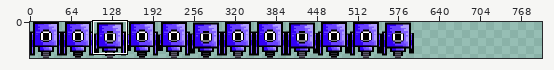
Edited in one commit: sprite sheet (android/assets/Animaciones/Principal_Animacion.png). Above: a wide view before the commit, with the close-up outlined.
Close-up. Before:
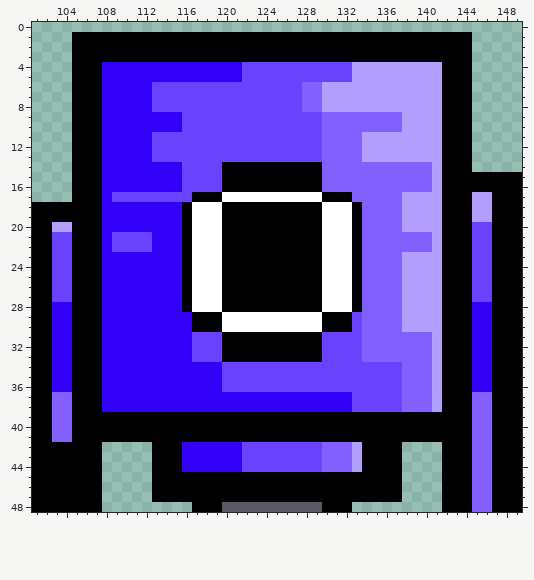
The file is 600x57 pixels. Shown: x 101..149, y 0..48. The old version is drawn lined up with the new one, on the new canvas. The commit also changed other parts of the picture, which this record leaves out.
And afterwards:
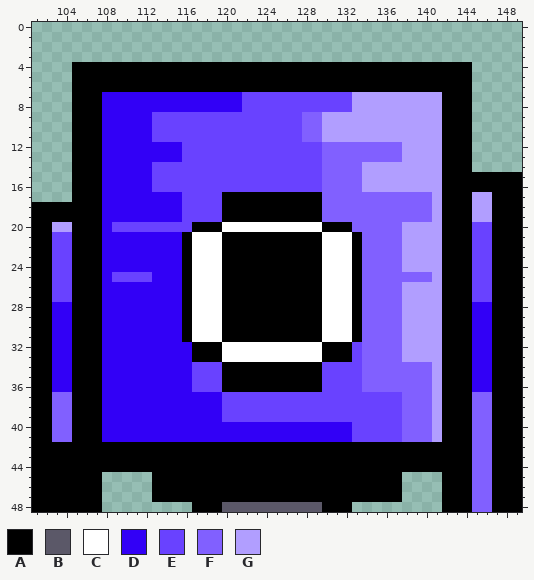
Palette (. is transparent): A #000000  B #5b5868  C #ffffff  D #3200f6  E #6942ff  F #8160ff  G #b19eff
Difference:
canvas 600x57 -> 800x57
@@ x 101..149 @@
  0 .................................................
- 1 ....AAAAAAAAAAAAAAAAAAAAAAAAAAAAAAAAAAAAAAAA.....
- 2 ....AAAAAAAAAAAAAAAAAAAAAAAAAAAAAAAAAAAAAAAA.....
- 3 ....AAAAAAAAAAAAAAAAAAAAAAAAAAAAAAAAAAAAAAAA.....
- 4 ....AAADDDDDDDDDDDDDDEEEEEEEEEEEGGGGGGGGGAAA.....
- 5 ....AAADDDDDDDDDDDDDDEEEEEEEEEEEGGGGGGGGGAAA.....
- 6 ....AAADDDDDEEEEEEEEEEEEEEEFFGGGGGGGGGGGGAAA.....
- 7 ....AAADDDDDEEEEEEEEEEEEEEEFFGGGGGGGGGGGGAAA.....
- 8 ....AAADDDDDEEEEEEEEEEEEEEEFFGGGGGGGGGGGGAAA.....
- 9 ....AAADDDDDDDDEEEEEEEEEEEEEEFFFFFFFFGGGGAAA.....
-10 ....AAADDDDDDDDEEEEEEEEEEEEEEFFFFFFFFGGGGAAA.....
-11 ....AAADDDDDEEEEEEEEEEEEEEEEEFFFFGGGGGGGGAAA.....
-12 ....AAADDDDDEEEEEEEEEEEEEEEEEFFFFGGGGGGGGAAA.....
-13 ....AAADDDDDEEEEEEEEEEEEEEEEEFFFFGGGGGGGGAAA.....
-14 ....AAADDDDDDDDEEEEAAAAAAAAAAFFFFFFFFFFFGAAA.....
-15 ....AAADDDDDDDDEEEEAAAAAAAAAAFFFFFFFFFFFGAAAAAAAA
-16 ....AAADDDDDDDDEEEEAAAAAAAAAAFFFFFFFFFFFGAAAAAAAA
-17 ....AAADEEEEEEEEAAACCCCCCCCCCAAAFFFFFGGGGAAAGGAAA
-18 AAAAAAADDDDDDDDACCCAAAAAAAAAACCCAFFFFGGGGAAAGGAAA
-19 AAAAAAADDDDDDDDACCCAAAAAAAAAACCCAFFFFGGGGAAAGGAAA
-20 AAGGAAADDDDDDDDACCCAAAAAAAAAACCCAFFFFGGGGAAAEEAAA
-21 AAEEAAADEEEEDDDACCCAAAAAAAAAACCCAFFFFFFFGAAAEEAAA
-22 AAEEAAADEEEEDDDACCCAAAAAAAAAACCCAFFFFFFFGAAAEEAAA
+ 1 .................................................
+ 2 .................................................
+ 3 .................................................
+ 4 ....AAAAAAAAAAAAAAAAAAAAAAAAAAAAAAAAAAAAAAAA.....
+ 5 ....AAAAAAAAAAAAAAAAAAAAAAAAAAAAAAAAAAAAAAAA.....
+ 6 ....AAAAAAAAAAAAAAAAAAAAAAAAAAAAAAAAAAAAAAAA.....
+ 7 ....AAADDDDDDDDDDDDDDEEEEEEEEEEEGGGGGGGGGAAA.....
+ 8 ....AAADDDDDDDDDDDDDDEEEEEEEEEEEGGGGGGGGGAAA.....
+ 9 ....AAADDDDDEEEEEEEEEEEEEEEFFGGGGGGGGGGGGAAA.....
+10 ....AAADDDDDEEEEEEEEEEEEEEEFFGGGGGGGGGGGGAAA.....
+11 ....AAADDDDDEEEEEEEEEEEEEEEFFGGGGGGGGGGGGAAA.....
+12 ....AAADDDDDDDDEEEEEEEEEEEEEEFFFFFFFFGGGGAAA.....
+13 ....AAADDDDDDDDEEEEEEEEEEEEEEFFFFFFFFGGGGAAA.....
+14 ....AAADDDDDEEEEEEEEEEEEEEEEEFFFFGGGGGGGGAAA.....
+15 ....AAADDDDDEEEEEEEEEEEEEEEEEFFFFGGGGGGGGAAAAAAAA
+16 ....AAADDDDDEEEEEEEEEEEEEEEEEFFFFGGGGGGGGAAAAAAAA
+17 ....AAADDDDDDDDEEEEAAAAAAAAAAFFFFFFFFFFFGAAAGGAAA
+18 AAAAAAADDDDDDDDEEEEAAAAAAAAAAFFFFFFFFFFFGAAAGGAAA
+19 AAAAAAADDDDDDDDEEEEAAAAAAAAAAFFFFFFFFFFFGAAAGGAAA
+20 AAGGAAADEEEEEEEEAAACCCCCCCCCCAAAFFFFFGGGGAAAEEAAA
+21 AAEEAAADDDDDDDDACCCAAAAAAAAAACCCAFFFFGGGGAAAEEAAA
+22 AAEEAAADDDDDDDDACCCAAAAAAAAAACCCAFFFFGGGGAAAEEAAA
 23 AAEEAAADDDDDDDDACCCAAAAAAAAAACCCAFFFFGGGGAAAEEAAA
 24 AAEEAAADDDDDDDDACCCAAAAAAAAAACCCAFFFFGGGGAAAEEAAA
-25 AAEEAAADDDDDDDDACCCAAAAAAAAAACCCAFFFFGGGGAAAEEAAA
+25 AAEEAAADEEEEDDDACCCAAAAAAAAAACCCAFFFFFFFGAAAEEAAA
 26 AAEEAAADDDDDDDDACCCAAAAAAAAAACCCAFFFFGGGGAAAEEAAA
@@ x 101..149 @@
 28 AADDAAADDDDDDDDACCCAAAAAAAAAACCCAFFFFGGGGAAADDAAA
-29 AADDAAADDDDDDDDDAAACCCCCCCCCCAAAEFFFFGGGGAAADDAAA
-30 AADDAAADDDDDDDDDAAACCCCCCCCCCAAAEFFFFGGGGAAADDAAA
-31 AADDAAADDDDDDDDDEEEAAAAAAAAAAEEEEFFFFFFFGAAADDAAA
-32 AADDAAADDDDDDDDDEEEAAAAAAAAAAEEEEFFFFFFFGAAADDAAA
-33 AADDAAADDDDDDDDDEEEAAAAAAAAAAEEEEFFFFFFFGAAADDAAA
-34 AADDAAADDDDDDDDDDDDEEEEEEEEEEEEEEEEEEFFFGAAADDAAA
-35 AADDAAADDDDDDDDDDDDEEEEEEEEEEEEEEEEEEFFFGAAADDAAA
-36 AADDAAADDDDDDDDDDDDEEEEEEEEEEEEEEEEEEFFFGAAADDAAA
-37 AAFFAAADDDDDDDDDDDDDDDDDDDDDDDDDEEEEEFFFGAAAFFAAA
-38 AAFFAAADDDDDDDDDDDDDDDDDDDDDDDDDEEEEEFFFGAAAFFAAA
-39 AAFFAAAAAAAAAAAAAAAAAAAAAAAAAAAAAAAAAAAAAAAAFFAAA
-40 AAFFAAAAAAAAAAAAAAAAAAAAAAAAAAAAAAAAAAAAAAAAFFAAA
-41 AAFFAAAAAAAAAAAAAAAAAAAAAAAAAAAAAAAAAAAAAAAAFFAAA
-42 AAAAAAA.....AAADDDDDDEEEEEEEEFFFGAAAA....AAAFFAAA
-43 AAAAAAA.....AAADDDDDDEEEEEEEEFFFGAAAA....AAAFFAAA
-44 AAAAAAA.....AAADDDDDDEEEEEEEEFFFGAAAA....AAAFFAAA
+29 AADDAAADDDDDDDDACCCAAAAAAAAAACCCAFFFFGGGGAAADDAAA
+30 AADDAAADDDDDDDDACCCAAAAAAAAAACCCAFFFFGGGGAAADDAAA
+31 AADDAAADDDDDDDDACCCAAAAAAAAAACCCAFFFFGGGGAAADDAAA
+32 AADDAAADDDDDDDDDAAACCCCCCCCCCAAAEFFFFGGGGAAADDAAA
+33 AADDAAADDDDDDDDDAAACCCCCCCCCCAAAEFFFFGGGGAAADDAAA
+34 AADDAAADDDDDDDDDEEEAAAAAAAAAAEEEEFFFFFFFGAAADDAAA
+35 AADDAAADDDDDDDDDEEEAAAAAAAAAAEEEEFFFFFFFGAAADDAAA
+36 AADDAAADDDDDDDDDEEEAAAAAAAAAAEEEEFFFFFFFGAAADDAAA
+37 AAFFAAADDDDDDDDDDDDEEEEEEEEEEEEEEEEEEFFFGAAAFFAAA
+38 AAFFAAADDDDDDDDDDDDEEEEEEEEEEEEEEEEEEFFFGAAAFFAAA
+39 AAFFAAADDDDDDDDDDDDEEEEEEEEEEEEEEEEEEFFFGAAAFFAAA
+40 AAFFAAADDDDDDDDDDDDDDDDDDDDDDDDDEEEEEFFFGAAAFFAAA
+41 AAFFAAADDDDDDDDDDDDDDDDDDDDDDDDDEEEEEFFFGAAAFFAAA
+42 AAAAAAAAAAAAAAAAAAAAAAAAAAAAAAAAAAAAAAAAAAAAFFAAA
+43 AAAAAAAAAAAAAAAAAAAAAAAAAAAAAAAAAAAAAAAAAAAAFFAAA
+44 AAAAAAAAAAAAAAAAAAAAAAAAAAAAAAAAAAAAAAAAAAAAFFAAA
 45 AAAAAAA.....AAAAAAAAAAAAAAAAAAAAAAAAA....AAAFFAAA
